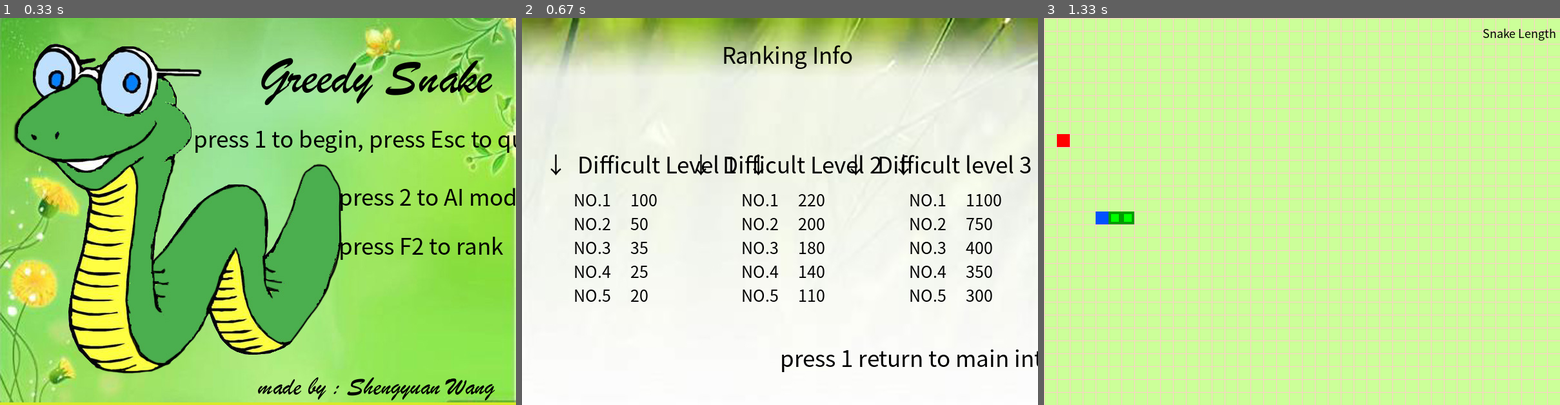
Above: before the commit, frames 1-3 (left to right).
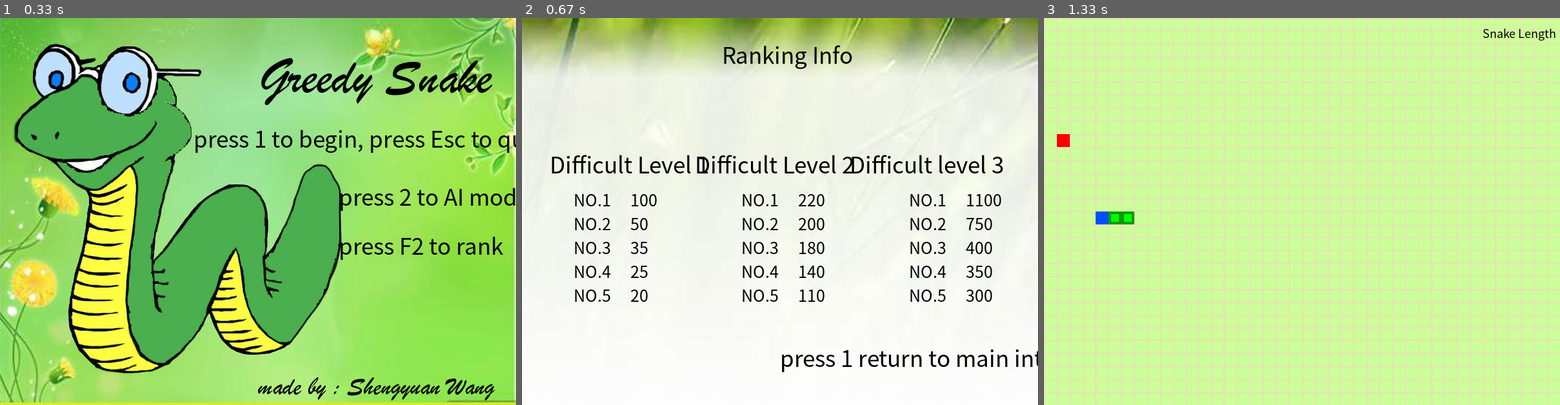
Above: after the commit, the same moments.

Repository: ShengyuanWang/GreedySnake_ShengyuanWang
Game: pygame game, started from main/main.py
Same seed, same stepped clock (60 frames per second), same inputs: the game is played once before the commit and once after it.
Inputs:
- Up to frame 1 (0.33 s): no input
- Up to frame 2 (0.67 s): tap F2 at 0.33 s
- Up to frame 3 (1.33 s): tap 1 at 0.67 s; tap 2 at 1 s

Frame 1 is identical in both runs. In frame 2, 2.2% of the frame differs, in the area x 5-99%, y 35-41%; in frame 3, nothing differs.

Commit message:
Update game_function.py

Diff:
--- a/main/game_function.py
+++ b/main/game_function.py
@@ -380,9 +380,9 @@
         presskey_image = presskey_font.render('Ranking Info', True, (0, 0, 0))
         screen.blit(presskey_image, (310, 30))
         screen.blit(image1, (400, 500))
-        screen.blit(pygame.font.Font('../font/STKAITI.TTF', 35).render('↓  Difficult Level 1  ↓', True, (0, 0, 0)), (35, 200))
-        screen.blit(pygame.font.Font('../font/STKAITI.TTF', 35).render('↓  Difficult Level 2  ↓', True, (0, 0, 0)), (260, 200))
-        screen.blit(pygame.font.Font('../font/STKAITI.TTF', 35).render('↓  Difficult level 3  ↓', True, (0, 0, 0)), (500, 200))
+        screen.blit(pygame.font.Font('../font/STKAITI.TTF', 35).render(' Difficult Level 1 ', True, (0, 0, 0)), (35, 200))
+        screen.blit(pygame.font.Font('../font/STKAITI.TTF', 35).render(' Difficult Level 2 ', True, (0, 0, 0)), (260, 200))
+        screen.blit(pygame.font.Font('../font/STKAITI.TTF', 35).render(' Difficult level 3 ', True, (0, 0, 0)), (500, 200))
         for i in range(5):
             screen.blit(pygame.font.Font('../font/STKAITI.TTF', 25).render(l1[i], True, (0, 0, 0)), (80, 263 + i * 37))
         for i in range(5):
